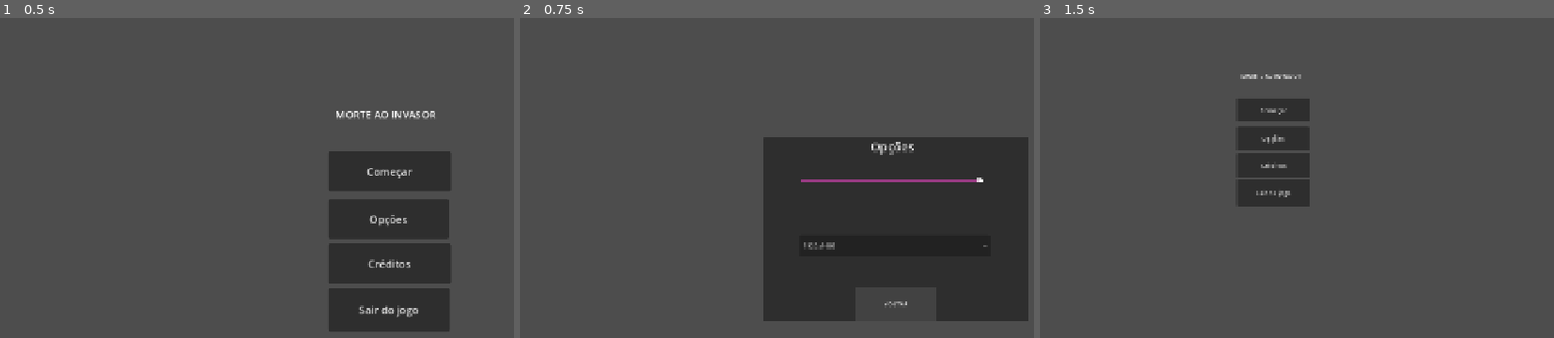
Above: before the commit, frames 1-3 (left to right).
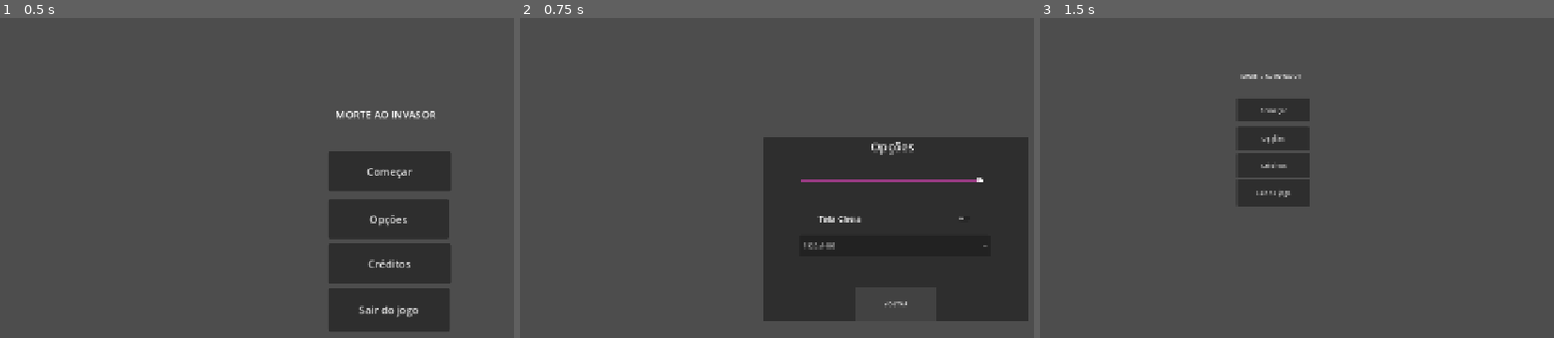
Above: after the commit, the same moments.

Repository: devklebinho/morte-ao-invasor
Game: Godot game, scene res://Scenes/main_menu.tscn
The game is run twice, just before and just after one commit, with the same random seed, the same clock (stepped at 60 frames per second) and the same inputs.
Inputs:
- Up to frame 1 (0.5 s): no input
- Up to frame 2 (0.75 s): click "Opções" at 0.5 s
- Up to frame 3 (1.5 s): click "VOLTAR" at 1.25 s

Frame 1 is identical in both runs. In frame 2, 0.1% of the frame differs, in the area x 57-87%, y 61-64%; in frame 3, nothing differs.

Commit message:
ajuste fullscreen

Diff:
--- a/Scenes/Options.tscn
+++ b/Scenes/Options.tscn
@@ -2,8 +2,8 @@
 
 [ext_resource type="Script" uid="uid://ca5ora2n52wi8" path="res://Scripts/options.gd" id="1_qqnya"]
 [ext_resource type="AudioStream" uid="uid://cyhn78pp8ecml" path="res://Audio/falling-in-reverse-joseph-epitaph-records-youtube_zEgPKeDv.mp3" id="2_hg628"]
-[ext_resource type="Script" uid="uid://bv4r33ila3w2l" path="res://Scenes/audio_controle.gd" id="3_5hy3q"]
-[ext_resource type="Script" uid="uid://btipn8m1x561y" path="res://Scenes/check_button.gd" id="4_cbhj7"]
+[ext_resource type="Script" uid="uid://bv4r33ila3w2l" path="res://Scripts/audio_controle.gd" id="3_5hy3q"]
+[ext_resource type="Script" uid="uid://btipn8m1x561y" path="res://Scripts/check_button.gd" id="4_cbhj7"]
 [ext_resource type="Script" uid="uid://tddmq12cx8br" path="res://Scenes/controle_escala.gd" id="5_q4at1"]
 
 [sub_resource type="StyleBoxFlat" id="StyleBoxFlat_yf5fn"]
@@ -88,7 +88,6 @@
 audio_bus_name = "Musica"
 
 [node name="CheckButton" type="CheckButton" parent="Opcoes" unique_id=971926048]
-visible = false
 layout_mode = 0
 offset_left = 133.5
 offset_top = 144.5
--- a/Scenes/controle_escala.gd
+++ b/Scenes/controle_escala.gd
@@ -4,7 +4,7 @@
 func _ready() -> void:
 	# Inicia o jogo em tela cheia exclusiva
 	DisplayServer.window_set_mode(
-		DisplayServer.WINDOW_MODE_EXCLUSIVE_FULLSCREEN
+		DisplayServer.WINDOW_MODE_WINDOWED
 	)
 
 	# Configuração inicial: 1920x1080
